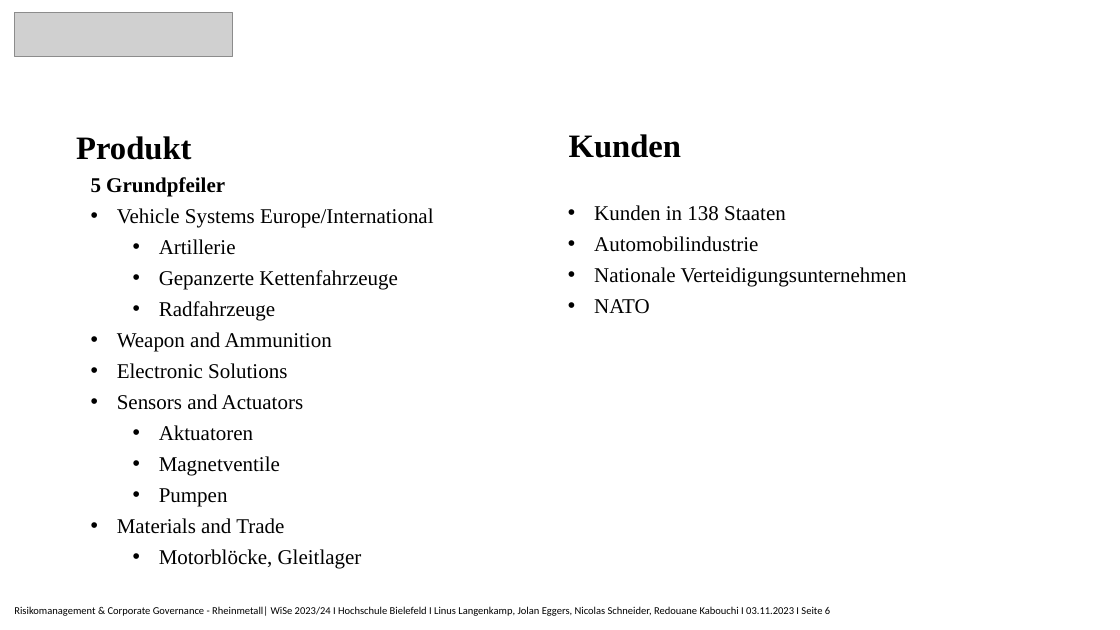
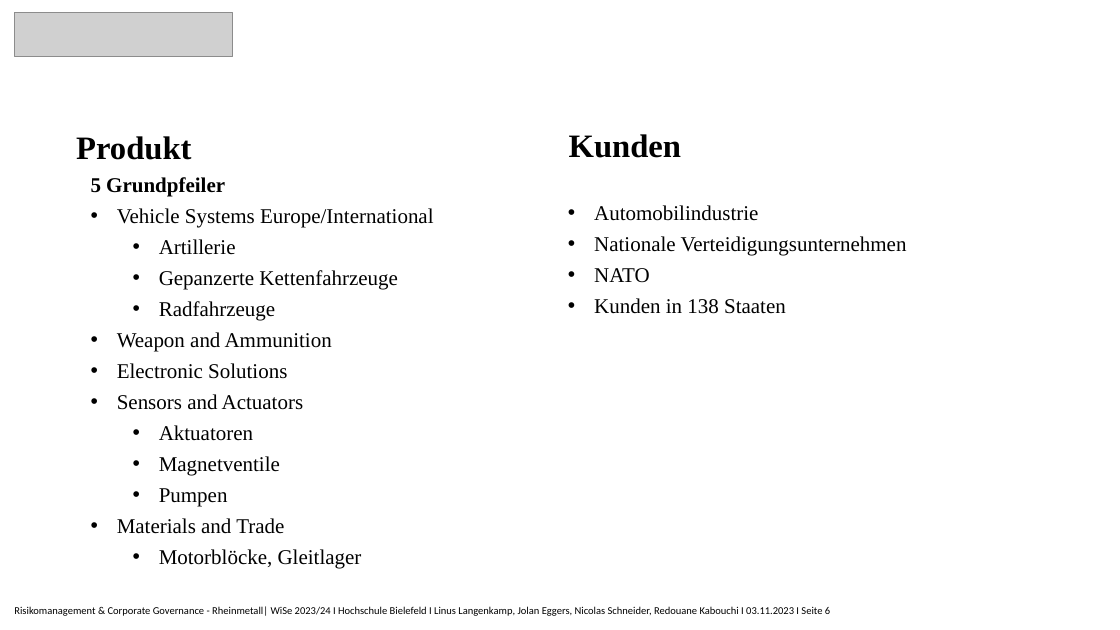
Before and after one commit to Nicolas2912/Risikomanagment_Rheinmetall, a slide deck: slide 6 of Rheinmetall_Präsentation.pptx. Drawn at 1120x630 pixels with LibreOffice and Linux fonts; fonts in the diff are those of the drawing; grey boxes stand for pictures. Boxes give left, top, right and bottom in pixels: in the first picture for what was removed or moved away, otherwise in the second. Text is boxed around its words. In the diff, an @@ line names an element or a change of style, - is before the commit and + after.

Commit message:
Final Presentation Commit

```diff
--- a/Rheinmetall_Präsentation.pptx
+++ b/Rheinmetall_Präsentation.pptx
@@ text at (x1=594, y1=205, x2=786, y2=221): paragraph removed @@
-• Kunden in 138 Staaten
@@ text at (x1=594, y1=298, x2=786, y2=314): paragraph added @@
+• Kunden in 138 Staaten
```
Also in this commit, not shown: 2 other slides changed.
